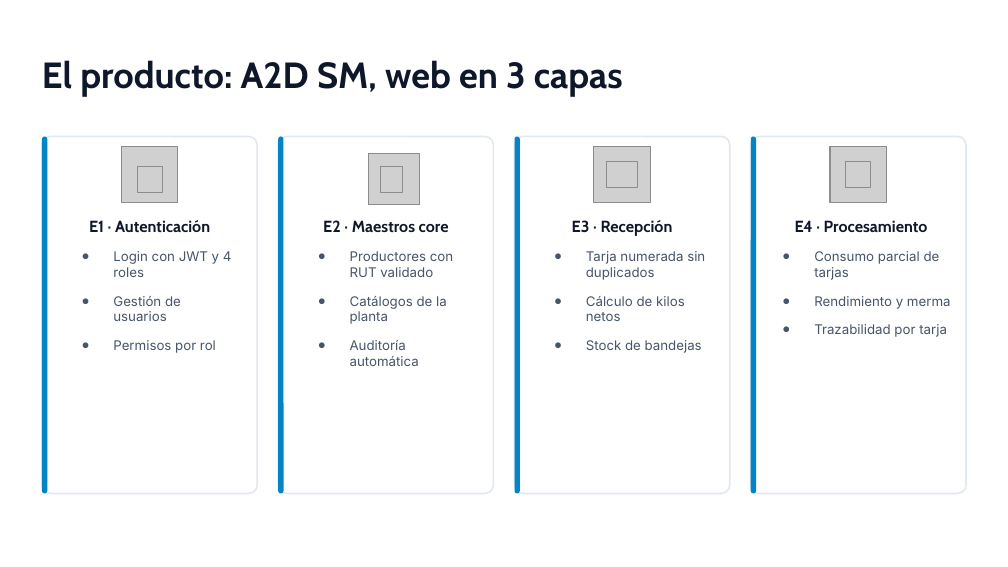
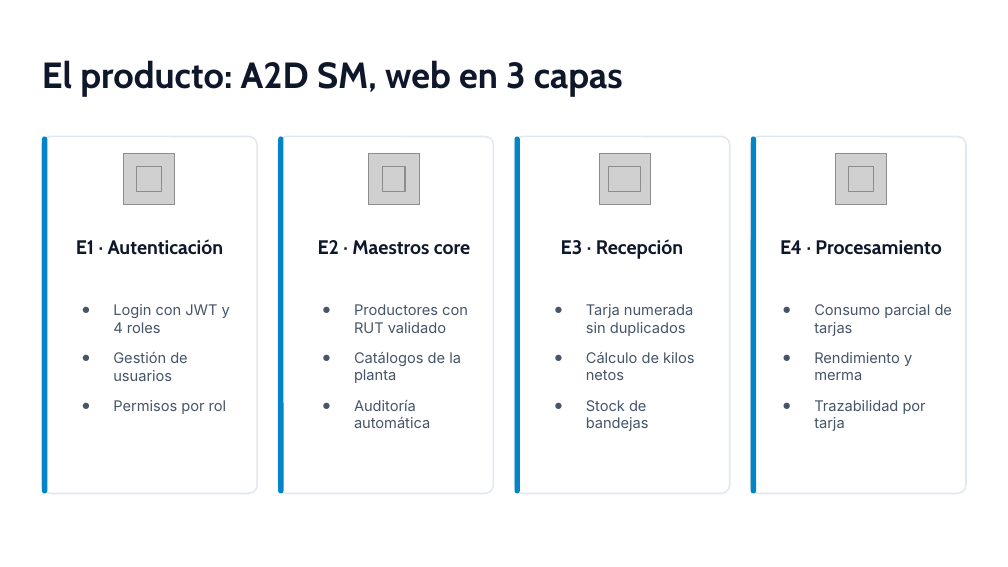
Before and after one commit to Alejandroduoc/A2D_SM, a slide deck: slide 3 of Fase 2/Evidencias Grupales/Presentacion Proyecto Fase 2.pptx. Drawn at 1008x567 pixels with LibreOffice and Linux fonts; fonts in the diff are those of the drawing; grey boxes stand for pictures. Boxes give left, top, right and bottom in pixels: in the first picture for what was removed or moved away, otherwise in the second. Text is boxed around its words. In the diff, an @@ line names an element or a change of style, - is before the commit and + after.

```diff
--- a/Fase 2/Evidencias Grupales/Presentacion Proyecto Fase 2.pptx
+++ b/Fase 2/Evidencias Grupales/Presentacion Proyecto Fase 2.pptx
@@ picture: place and size @@
-picture at bbox=[121, 146, 177, 203]
+picture at bbox=[124, 154, 174, 205]
@@ picture: place and size @@
-picture at bbox=[594, 146, 650, 203]
+picture at bbox=[600, 153, 650, 204]
@@ picture: place and size @@
-picture at bbox=[607, 162, 638, 187]
+picture at bbox=[609, 166, 640, 192]
@@ picture: place and size @@
-picture at bbox=[830, 146, 886, 203]
+picture at bbox=[836, 153, 886, 204]
@@ picture: place and size @@
-picture at bbox=[846, 162, 871, 187]
+picture at bbox=[849, 166, 874, 192]
@@ text "E1 · Autenticación": place and size @@
-text "E1 · Autenticación" at bbox=[89, 220, 232, 353]
+text "E1 · Autenticación" at bbox=[76, 239, 230, 414]
@@ text "E1 · Autenticación" at bbox=[76, 239, 230, 414]: size 11.5 to 14 pt in "E1 · Autenticación"; size 9.5 to 10.5 pt in "Login con JWT y 4 roles", "Gestión de usuarios", "Permisos por rol" @@
@@ text "E2 · Maestros core": place and size @@
-text "E2 · Maestros core" at bbox=[323, 220, 453, 366]
+text "E2 · Maestros core" at bbox=[318, 240, 470, 411]
@@ text "E2 · Maestros core" at bbox=[318, 240, 470, 411]: size 11.5 to 14 pt in "E2 · Maestros core"; size 9.5 to 10.5 pt in "Productores con RUT validado", "Catálogos de la planta", "Auditoría automática" @@
@@ text "E3 · Recepción": place and size @@
-text "E3 · Recepción" at bbox=[572, 220, 705, 353]
+text "E3 · Recepción" at bbox=[561, 239, 695, 431]
@@ text "E3 · Recepción" at bbox=[561, 239, 695, 431]: size 11.5 to 14 pt in "E3 · Recepción"; size 9.5 to 10.5 pt in "Tarja numerada sin duplicados", "Cálculo de kilos netos", "Stock de bandejas" @@
@@ text "E4 · Procesamiento": place and size @@
-text "E4 · Procesamiento" at bbox=[795, 220, 951, 337]
+text "E4 · Procesamiento" at bbox=[780, 240, 952, 431]
@@ text "E4 · Procesamiento" at bbox=[780, 240, 952, 431]: size 11.5 to 14 pt in "E4 · Procesamiento"; size 9.5 to 10.5 pt in "Consumo parcial de tarjas", "Rendimiento y merma", "Trazabilidad por tarja" @@
```
Also in this commit, not shown: 5 other slides changed.
